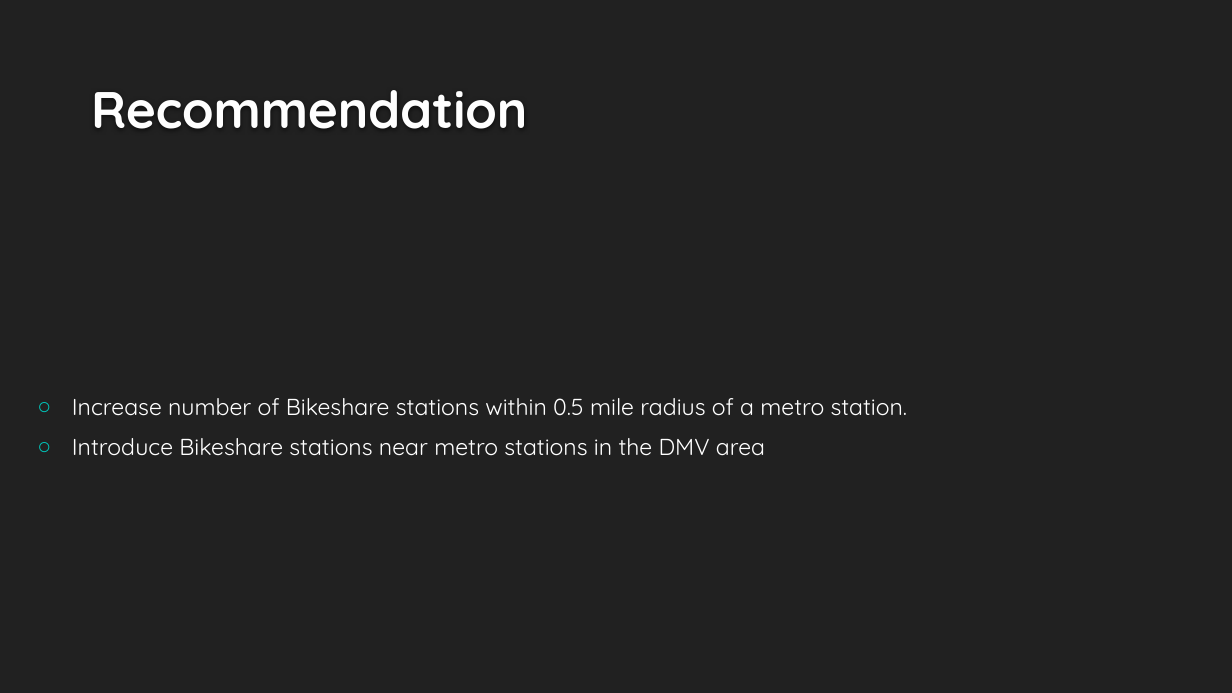
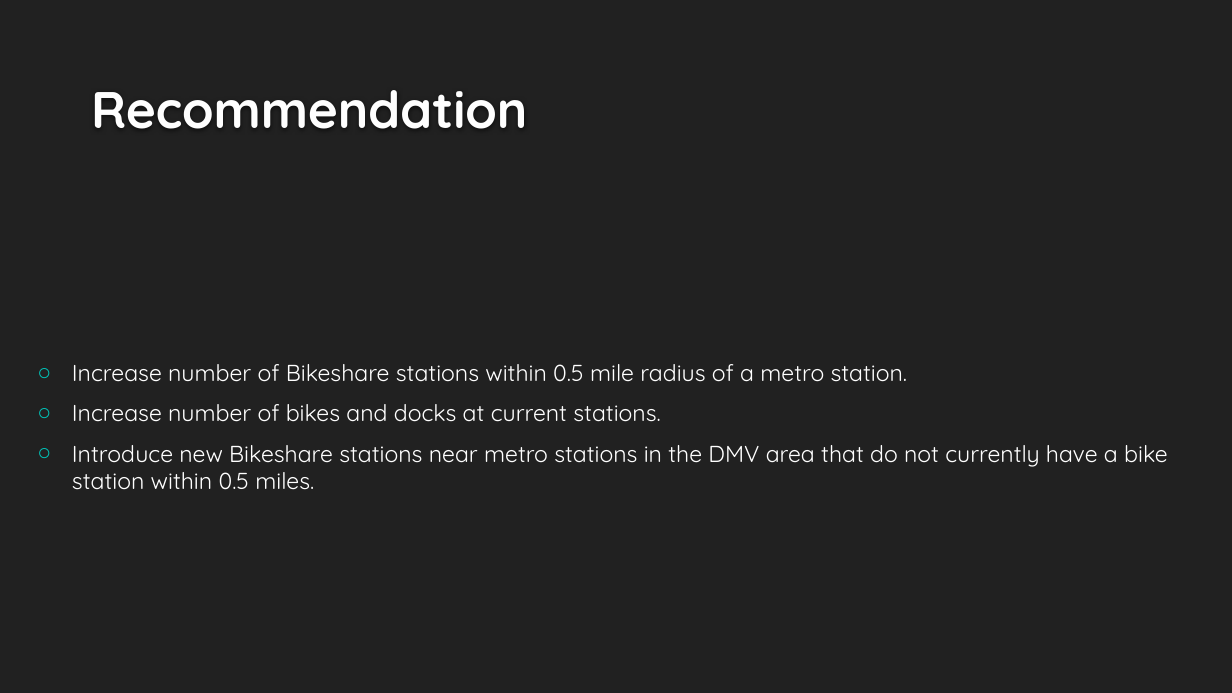
Before and after one commit to smussenden/bikeshare, a slide deck: slide 11 of deliverables/6-presentation.pptx. Drawn at 1232x693 pixels with LibreOffice and Linux fonts; fonts in the diff are those of the drawing; background and template pictures are left out. Boxes give left, top, right and bottom in pixels: in the first picture for what was removed or moved away, otherwise in the second. Text is boxed around its words. In the diff, an @@ line names an element or a change of style, - is before the commit and + after.

```diff
--- a/deliverables/6-presentation.pptx
+++ b/deliverables/6-presentation.pptx
@@ text at bbox=[72, 404, 1168, 490]: text changed @@
-○ Introduce Bikeshare stations near metro stations in the DMV area
+○ Increase number of bikes and docks at current stations.
+○ Introduce new Bikeshare stations near metro stations in the DMV area that do not currently have a bike station within 0.5 miles.
```
Also in this commit, not shown: 4 other slides changed, 2 other files.
